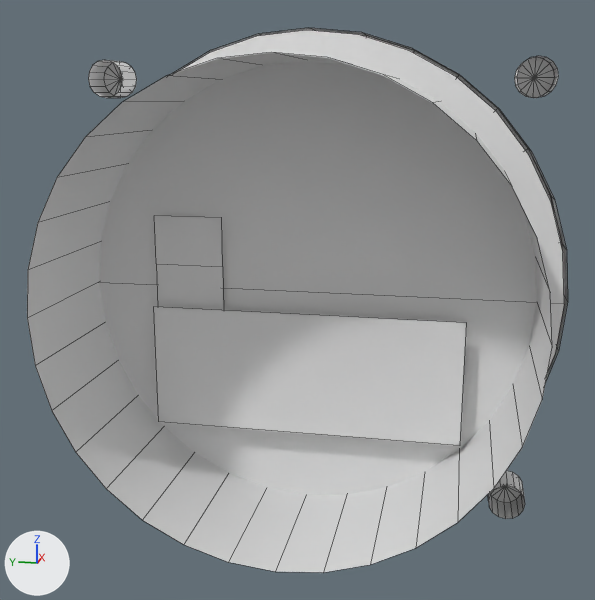
The Blender file dev/tc_pa18.blend, before and after one commit.
Before and after are seen from a 50 mm camera at (-0.3078, -0.1599, -0.421) aimed at (-0.1895, -0.1363, -0.4505). Arrows for +X, +Y and +Z are at lower left; the lights stay in place. Mesh edges are drawn as thin lines. Materials are left out; every surface is plain grey.

The first picture shows 'Background', 'Bezel', 'Case', 'Face', 'Flag', 'screws'.
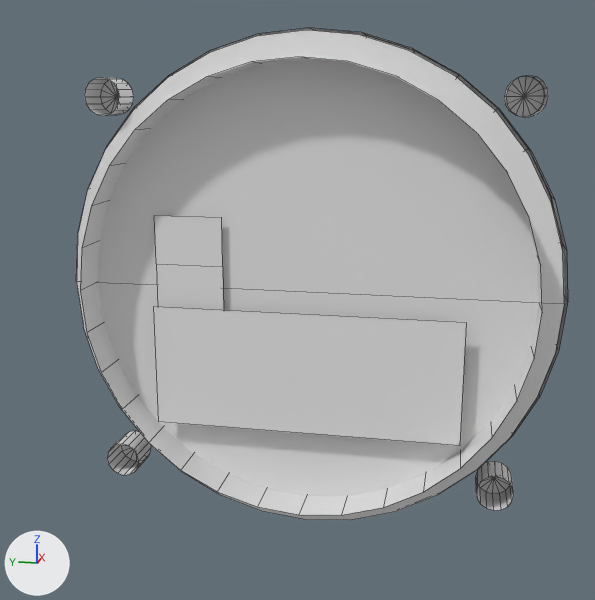
What changed in the scene script:
```text
Change me_mesh_000:
    where me_mesh_000.from_pydata(...)  # 132 vertices, 128 faces; spans x -0.1811..-0.1748, y -0.176..-0.104, z -0.4877..-0.4152
    used by ob_screws; location = (0.0, 0.0035, 0.0)
    me_mesh_000 part 1: the loose piece of 33 vertices spanning x -0.1806..-0.1748, y -0.176..-0.1702, z -0.421..-0.4152 is moved by (-0.0027, 0.0014, -0.0027)
    me_mesh_000 part 2: the loose piece of 33 vertices spanning x -0.1806..-0.1748, y -0.1098..-0.104, z -0.421..-0.4152 is moved by (-0.0027, -0.0005, -0.0027)
    me_mesh_000 part 3: the loose piece of 33 vertices spanning x -0.1811..-0.1753, y -0.1098..-0.104, z -0.4877..-0.4818 is moved by (-0.0027, -0.001, 0.0029)
    me_mesh_000 part 4: the loose piece of 33 vertices spanning x -0.1811..-0.1753, y -0.1756..-0.1698, z -0.4877..-0.4818 is moved by (-0.0027, 0.0021, 0.0027)
Change me_circle_009:
    where me_circle_009.from_pydata(...)  # 64 vertices, 32 faces; spans x -0.4011..-0.3691, y -0.3469..-0.2762, z -0.0384..0.0323
    used by ob_case; location = (0.1954, 0.1753, -0.4479)
    me_circle_009 part 5: the whole mesh is scaled about its middle by (0.453, 1.01, 1.01), then moved by (0.0085, 0.0, 0.0)
```

Location of each change, (x1, y1, x2, y2) in pixels of the pictures (595 x 600 px; the box of a moved part takes in the faces that stretch with it):
'Case', mesh rescaled (12% narrower, 12% shorter)
    before: (27, 52, 552, 573)
    after: (80, 57, 542, 515)
'screws', reshaped (6% shorter)
    before: (88, 56, 559, 519)
    after: (85, 75, 548, 510)
part 1 of me_mesh_000, moved or reshaped
    before: (514, 56, 559, 98)
    after: (504, 75, 548, 118)
part 2 of me_mesh_000, moved or reshaped
    before: (88, 60, 137, 98)
    after: (85, 77, 134, 116)
part 3 of me_mesh_000, moved or reshaped (not visible before)
    after: (107, 431, 151, 475)
part 4 of me_mesh_000, moved or reshaped
    before: (488, 470, 525, 519)
    after: (476, 461, 514, 510)
